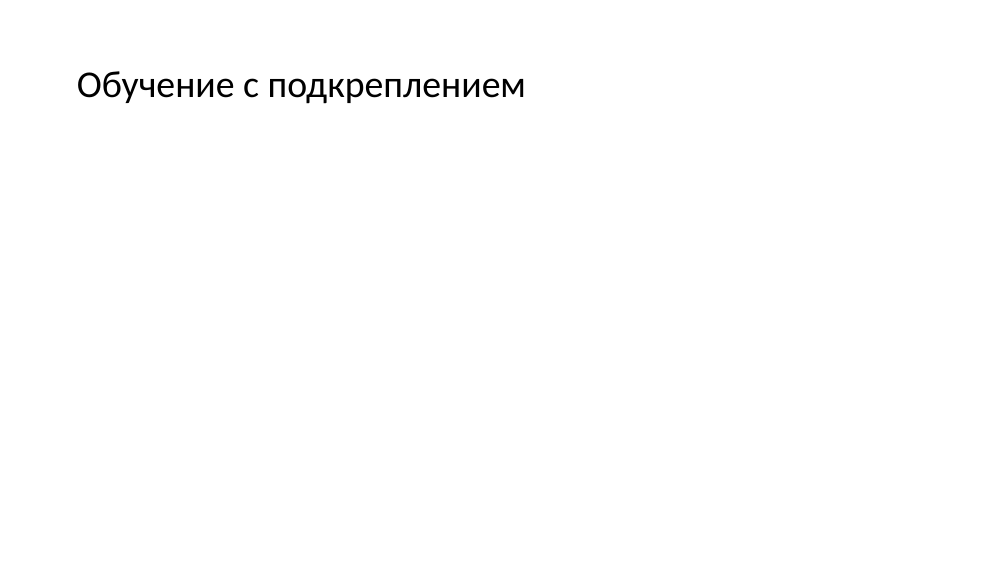
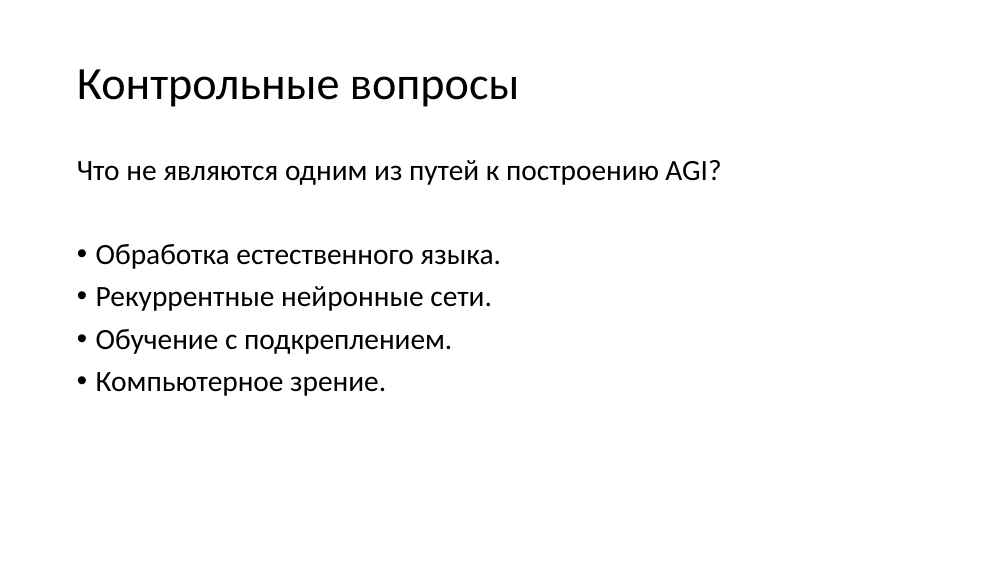
Before and after one commit to mosalov/AI_main_lectures, a slide deck: slide 45 of Лекция 14 19_05_2021.pptx (slide 39 before the commit). Drawn at 1008x567 pixels with LibreOffice and Linux fonts; fonts in the diff are those of the drawing. Boxes give left, top, right and bottom in pixels: in the first picture for what was removed or moved away, otherwise in the second. Text is boxed around its words. In the diff, an @@ line names an element or a change of style, - is before the commit and + after.

```diff
--- a/Лекция 14 19_05_2021.pptx
+++ b/Лекция 14 19_05_2021.pptx
@@ title at [77,69,519,107]: text changed; size 36 to 44 pt @@
-Обучение с подкреплением
+Контрольные вопросы
@@ text added at [77,160,721,396], 28 pt, text #000000 @@
+Что не являются одним из путей к построению AGI?
+• Обработка естественного языка.
+• Рекуррентные нейронные сети.
+• Обучение с подкреплением.
+• Компьютерное зрение.
```
Also in this commit, not shown: 3 other slides changed, 8 slides added, 3 slides removed, 2 other files.
